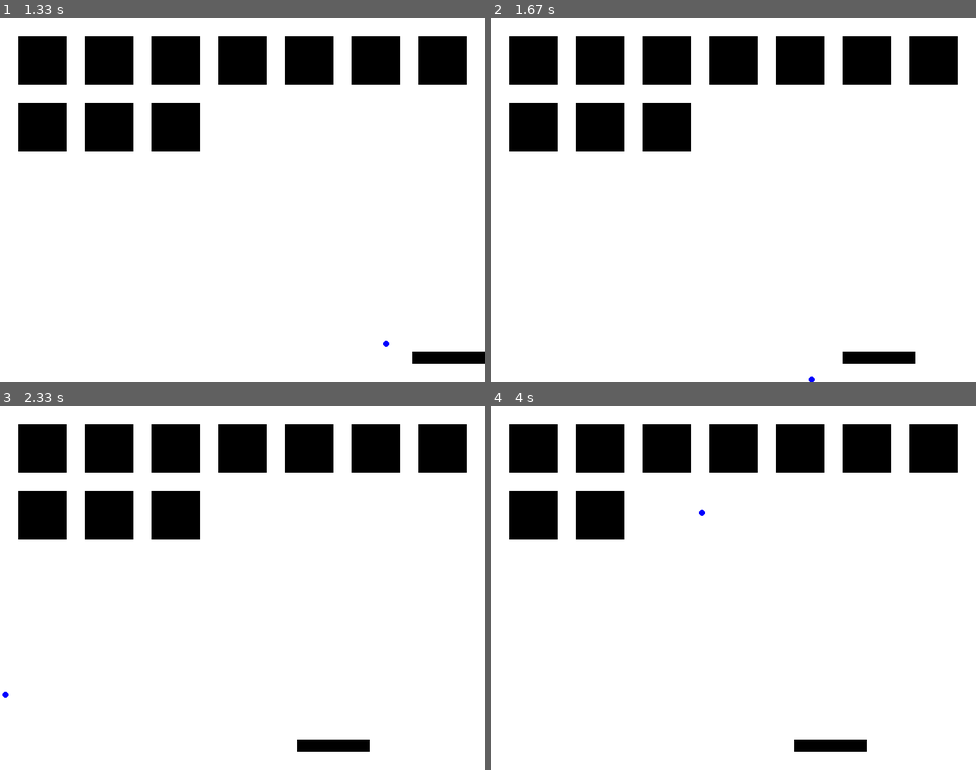
Above: before the commit, frames 1-4 (two rows, left to right).
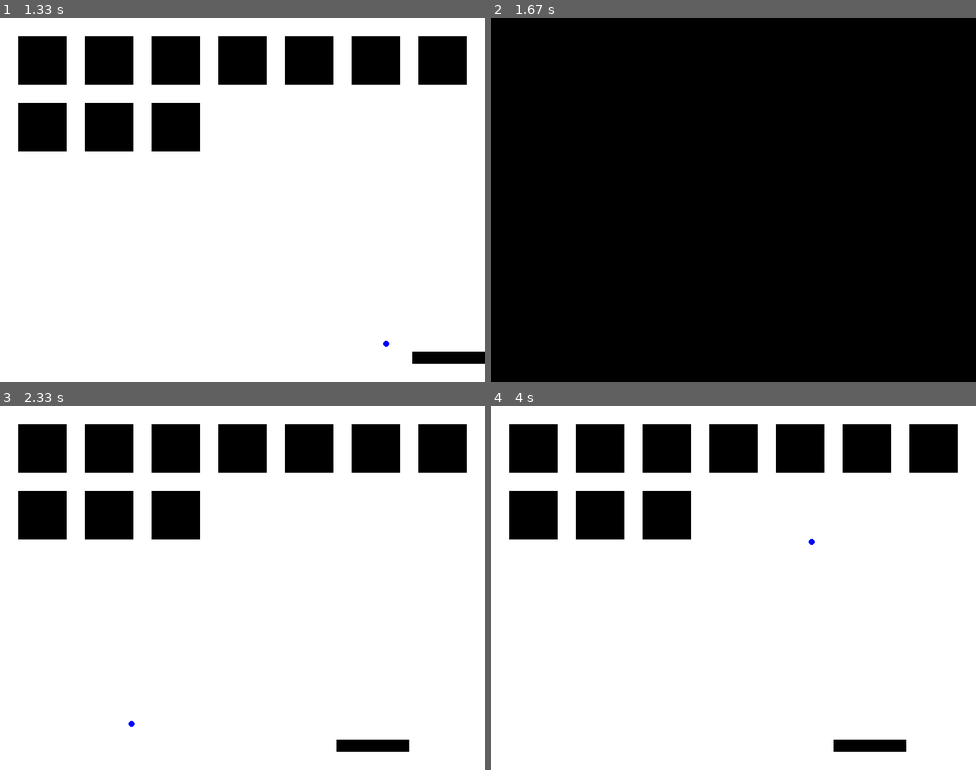
Above: after the commit, the same moments.

Repository: lplinna/AdventureGame
Game: pygame game, started from pygame/main.py
Same seed, same stepped clock (60 frames per second), same inputs: the game is played once before the commit and once after it.
Inputs:
- Up to frame 1 (1.33 s): hold Right 0.33-0.8 s; hold Right 0.83-1.3 s
- Up to frame 2 (1.67 s): hold Left from 1.33 s (still down)
- Up to frame 3 (2.33 s): release Left at 1.87 s; tap A at 1.9 s; hold Left from 2.23 s (still down)
- Up to frame 4 (4 s): release Left at 2.63 s; hold Right 2.67-3.3 s; hold Left 3.33-3.8 s; hold Right from 3.83 s (still down)

Frame 1 is identical in both runs. In frame 2, 86% of the frame differs, in the area x 0-100%, y 0-100%; in frame 3, 0.6%; in frame 4, 1.9%.

Commit message:
Update main.py

Diff:
--- a/pygame/main.py
+++ b/pygame/main.py
@@ -40,20 +40,6 @@
 
 
 
-
-class Paddle(Brectangle):
-   #
-   #
-   #
-   pass
-
-class Block(Brectangle):
-   #
-   #
-   #
-   pass
-
-
 class Ball:
     def __init__(self):
         self.x = WIDTH / 2
@@ -93,12 +79,14 @@
         self.y += self.vely
         if self.y >= HEIGHT - 5:
           self.vely = -self.vely
+          return False
         elif self.y <= 5:
           self.vely = -self.vely
         elif self.x >= WIDTH - 5:
           self.velx = -self.velx
         elif self.x <= 5:
           self.velx = -self.velx
+        return True
 
 
 playerBall = Ball()
@@ -106,43 +94,54 @@
 make_blocks(10,30)
 print(blocks)
 
-running = True
-while running:
-    for event in pygame.event.get():
-        if event.type == pygame.QUIT:
-            running = False
+while True:
+  running = True
+  while running:
+      for event in pygame.event.get():
+          if event.type == pygame.QUIT:
+              running = False
 
-    screen.fill(WHITE)
+      screen.fill(WHITE)
 
-    #draw_rectangle_grid(20,50)
+      #draw_rectangle_grid(20,50)
 
-    keys = pygame.key.get_pressed()
-    if keys[pygame.K_LEFT] and testRect.x > 0:
-       testRect.x -= 5
-    if keys[pygame.K_RIGHT] and testRect.x < WIDTH - 120:
-       testRect.x += 5
+      keys = pygame.key.get_pressed()
+      if keys[pygame.K_LEFT] and testRect.x > 0:
+        testRect.x -= 5
+      if keys[pygame.K_RIGHT] and testRect.x < WIDTH - 120:
+        testRect.x += 5
 
-    playerBall.draw(screen)
-    playerBall.update()
-    for block in blocks:
-       block.draw(screen)
-       if playerBall.bounce_rectangle(block):
-          blocks.remove(block)
+      playerBall.draw(screen)
+      running = playerBall.update()
+      for block in blocks:
+        block.draw(screen)
+        if playerBall.bounce_rectangle(block):
+            blocks.remove(block)
 
 
-    if(playerBall.y > HEIGHT / 2):
-       if len(blocks) == 0:
-             make_blocks(10,30)
+      if(playerBall.y > HEIGHT / 2):
+        if len(blocks) == 0:
+              make_blocks(10,30)
 
-    testRect.draw(screen)
-    if playerBall.bounce_rectangle(testRect):
-       if keys[pygame.K_RIGHT]:
-          playerBall.velx += 2
-       if keys[pygame.K_LEFT]:
-          playerBall.velx -= 2
+      testRect.draw(screen)
+      if playerBall.bounce_rectangle(testRect):
+        if keys[pygame.K_RIGHT]:
+            playerBall.velx += 2
+        if keys[pygame.K_LEFT]:
+            playerBall.velx -= 2
 
+      pygame.display.flip()
+      pygame.time.Clock().tick(60)
+
+
+  while running == False:
+    screen.fill(BLACK)
+    for event in pygame.event.get():
+          if event.type == pygame.KEYDOWN:
+            if event.key == pygame.K_a:
+                running = True
+          if event.type == pygame.QUIT:
+              pygame.quit()
+              sys.exit()
     pygame.display.flip()
     pygame.time.Clock().tick(60)
-
-pygame.quit()
-sys.exit()
